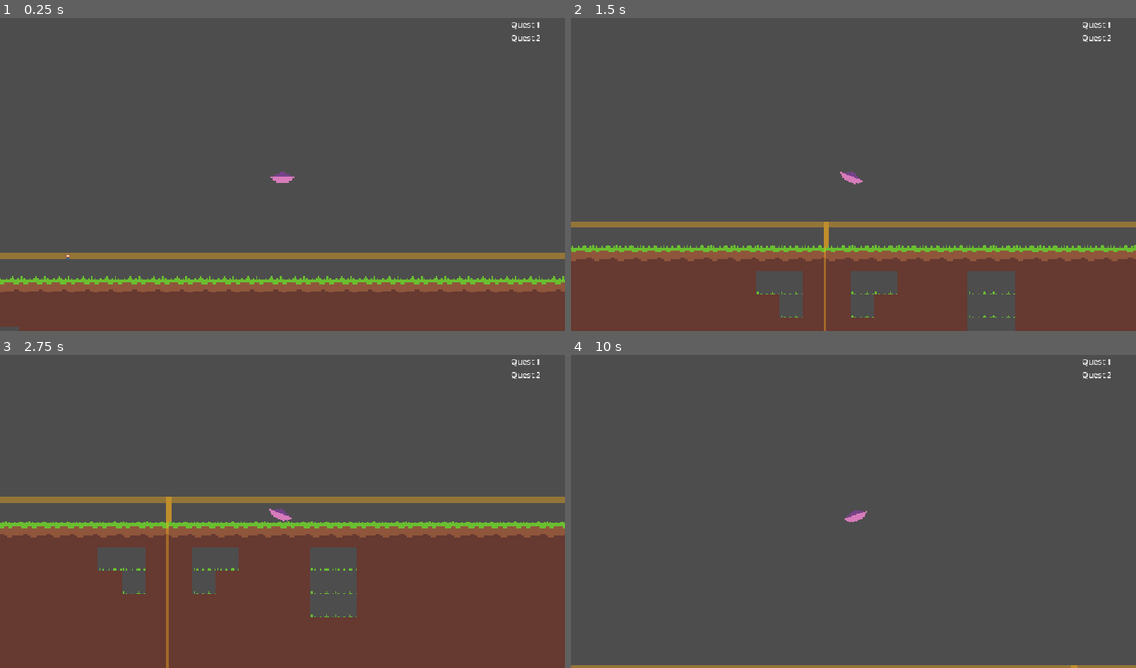
Above: before the commit, frames 1-4 (two rows, left to right).
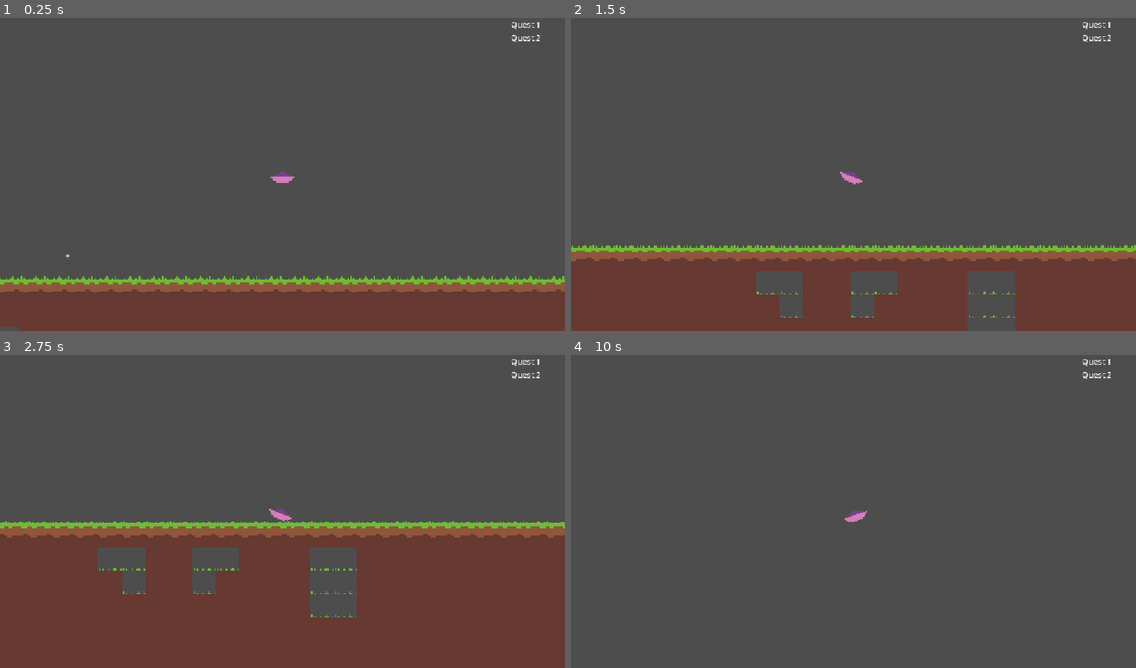
Above: after the commit, the same moments.

Repository: levilindsey/ld58
Game: Godot game, scene res://src/core/main.tscn
Two runs of this game, one before a commit and one after it. Both use one fixed random seed, a clock stepped at 60 frames per second and the inputs below.
Inputs:
- Up to frame 1 (0.25 s): no input
- Up to frame 2 (1.5 s): tap Enter at 0.5 s; hold Right (ui_right) 0.53-1.28 s; tap P at 0.6 s; hold Down (ui_down) from 1.28 s (still down); tap O at 1.35 s
- Up to frame 3 (2.75 s): tap Space at 2 s; release Down (ui_down) at 2.03 s; hold Right (ui_right) from 2.03 s (still down); tap P at 2.1 s
- Up to frame 4 (10 s): release Right (ui_right) at 2.78 s; hold Up (ui_up) 2.78-3.53 s; tap O every 1.5 s from 2.85 to 8.85 s; hold Left (ui_left) 3.53-5.03 s; tap P every 1.5 s from 3.6 to 9.6 s; tap Enter at 5 s; hold Down (ui_down) 5.03-5.78 s; hold Right (ui_right) 5.78-6.53 s; hold Up (ui_up) 6.53-7.28 s; hold Right (ui_right) 7.28-8.03 s; tap Space at 8 s; hold Down (ui_down) 8.03-8.78 s; hold Left (ui_left) 8.78-9.53 s; hold Up (ui_up) from 9.53 s (still down)

The runs differ from the first frame. In frame 1, 2.0% of the frame differs, in the area x 0-100%, y 75-78%; in frame 2, 2.0%; in frame 3, 2.3%, in the area x 0-100%, y 45-100%; in frame 4, 0.9%.
Error in both runs: Cannot call method 'get_texture' on a null value. (res://src/core/utils.gd:451)

Commit message:
Turn off level-chunk boundary debug annotation

Diff:
--- a/src/level/level_chunk.gd
+++ b/src/level/level_chunk.gd
@@ -3,7 +3,7 @@
 extends Node2D
 
 
-const DRAW_DEBUG_BOUNDS_IN_GAME := true
+const DRAW_DEBUG_BOUNDS_IN_GAME := false
 
 
 func _draw() -> void:
